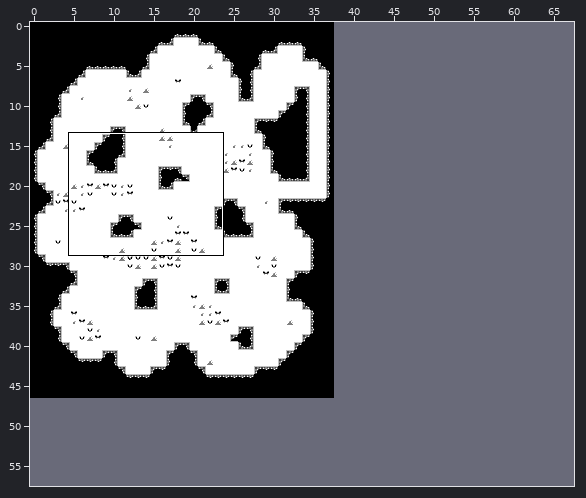
Two states of a LDtk project, src/Resources/Levels/world.ldtk. The first picture is a wide view before the edit; the outline marks the close-up.
Close-up. Before the edit:
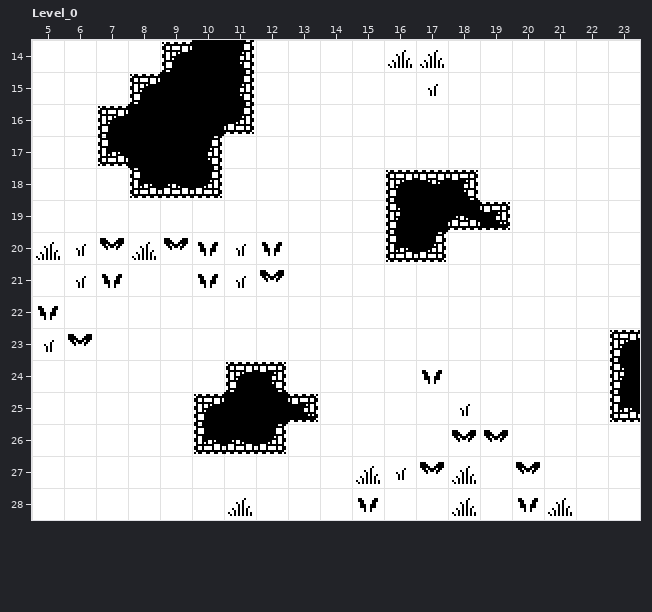
Cells are 16x16 px. Shown: Level_0 x 5..23, y 14..28. The commit also changed other parts of the map, which this record leaves out. The old version is drawn lined up with the new one.
After:
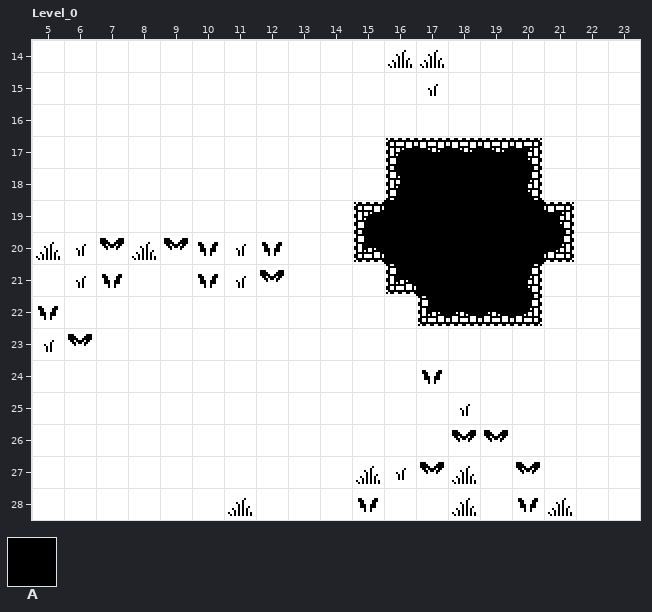
Key: from "Walls": A 1.
_ is an empty cell, . an unchanged one.
From old to new:
map size 38x47 -> 68x58 cells
--- layer "Walls"
@@ x 7..23 @@
-14 ..AAA............
-15 .AAAA............
-16 AAAAA............
-17 AAAA....._____...
-18 .AAA........__...
-19 ........_....__..
-20 ........_..____..
-21 ........._____...
-22 ..........____...
-23 ................A
-24 ....AA..........A
-25 ...AAAA.........A
-26 ...AAA...........
+14 ..___............
+15 .____............
+16 _____............
+17 ____.....AAAAA...
+18 .___........AA...
+19 ........A....AA..
+20 ........A..AAAA..
+21 .........AAAAA...
+22 ..........AAAA...
+23 ................_
+24 ....__.........._
+25 ...____........._
+26 ...___...........
